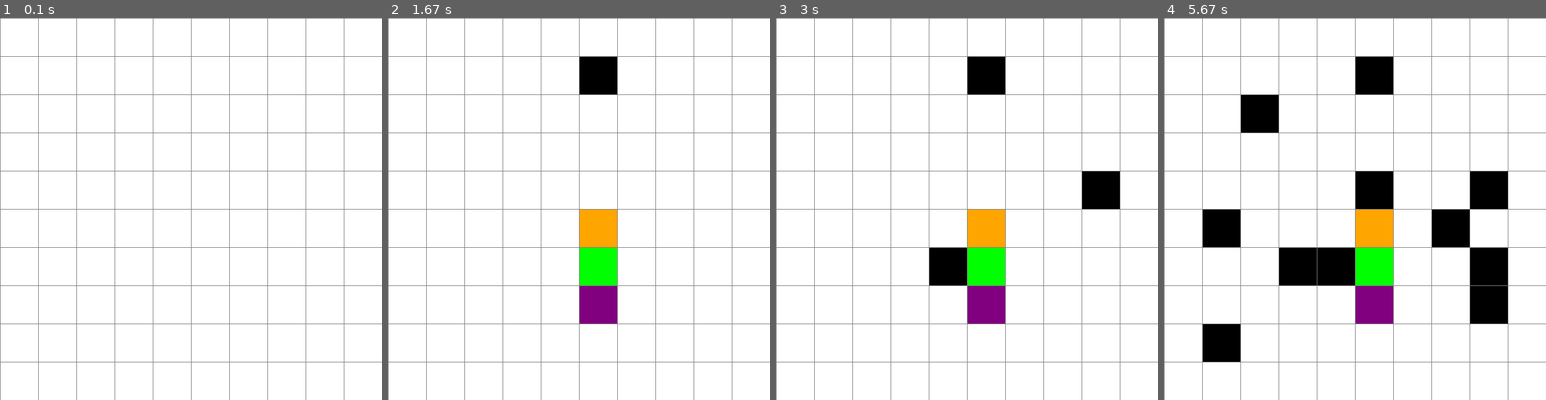
Above: before the commit, frames 1-4 (left to right).
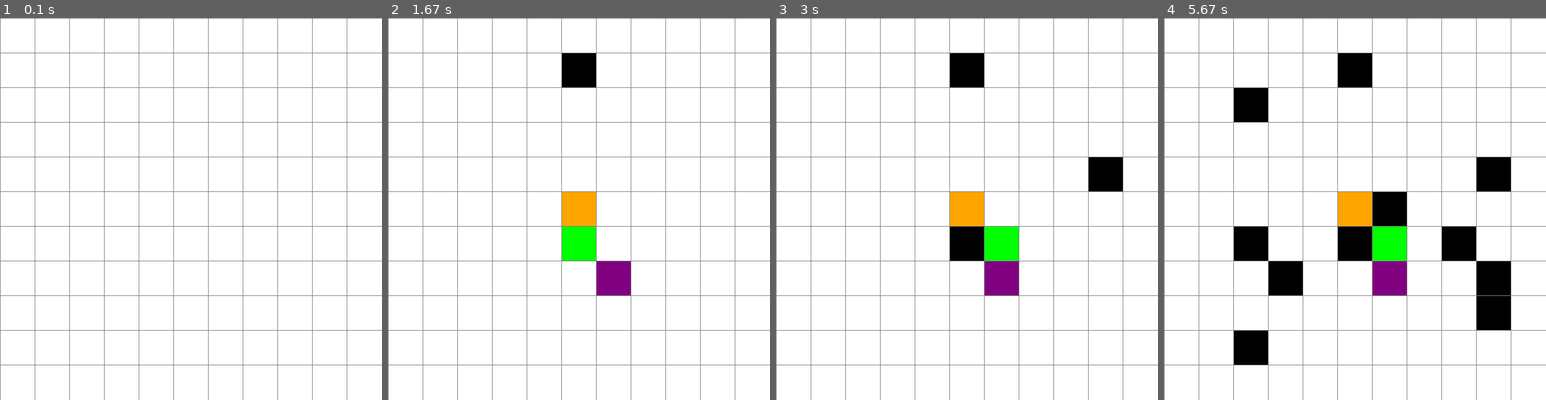
Above: after the commit, the same moments.

Repository: osvi-dev/IA
Game: pygame game, started from A*/tablero.py
The game is run twice, just before and just after one commit, with the same random seed, the same clock (stepped at 60 frames per second) and the same inputs.
Inputs (mouse positions are in pixels of both pictures, inside the frame that each line leads up to):
- Up to frame 1 (0.1 s): no input
- Up to frame 2 (1.67 s): click (579, 209) at 0.38 s; click (617, 293) at 0.72 s; tap B at 1 s; click (586, 79) at 1.38 s
- Up to frame 3 (3 s): click (967, 254) at 1.72 s; tap B at 2.07, 2.37 s; click (1066, 270) at 2.08 s; click (1104, 178) at 2.97 s
- Up to frame 4 (5.67 s): click (1488, 285) at 3.28 s; click (1370, 193) at 3.62 s; click (1492, 296) at 3.95 s; click (1240, 350) at 4.28 s; click (1236, 231) at 4.62 s; click (1263, 109) at 4.95 s; click (1465, 239) at 5.28 s; click (1278, 270) at 5.62 s

The runs differ from the first frame. In frame 1, 5.7% of the frame differs, in the area x 0-100%, y 0-100%; in frame 2, 10%; in frame 3, 12%; in frame 4, 19%.

Commit message:
desempate si es simetrico

Diff:
--- a/A*/algoritmo.py
+++ b/A*/algoritmo.py
@@ -42,8 +42,12 @@
         start = self.coor_inicio
         end = self.coor_fin
 
+        # Usamos un contador para asegurar un orden determinístico en caso de empate
+        counter = 0
         open_heap = []
-        heapq.heappush(open_heap, (0, start))
+        # Ahora usamos tupla de (f_score, tiebreaker, counter, position)
+        # El tiebreaker favorecerá caminos hacia una dirección específica
+        heapq.heappush(open_heap, (0, self.tiebreaker(start, end), counter, start))
         came_from = {}
         g_score = {start: 0}
         f_score = {start: self.heuristic(start, end)}
@@ -52,7 +56,7 @@
         print(f"Nodo inicial {start}: h = {self.heuristic(start, end)}")
 
         while open_heap:
-            current_f, current = heapq.heappop(open_heap)
+            current_f, _, _, current = heapq.heappop(open_heap)
 
             if current != start and current != end:
                 fila, col = current
@@ -60,7 +64,7 @@
                 self.update_callback()  # Actualizar interfaz
                 time.sleep(0.1)
             if current == end:
-                self.reconstruir_camino(came_from, end, g_score)  # Pasamos g_score
+                self.reconstruir_camino(came_from, end, g_score)
                 return
 
             if current in self.lista_cerrada:
@@ -74,8 +78,8 @@
                 # detectamos si es el final:
                 if neighbor == end:
                     came_from[neighbor] = current
-                    g_score[neighbor] = g_score.get(current, 0) + cost  # Asegurar que g_score tenga el valor
-                    self.reconstruir_camino(came_from, end, g_score)  # Pasamos g_score
+                    g_score[neighbor] = g_score.get(current, 0) + cost
+                    self.reconstruir_camino(came_from, end, g_score)
                     return
 
                 if neighbor in self.lista_cerrada:
@@ -88,15 +92,22 @@
                     g_score[neighbor] = tentative_g
                     h = self.heuristic(neighbor, end)
                     f = tentative_g + h
+
                     # Imprimir la heurística para cada nodo evaluado
                     print(f"Nodo {neighbor}: g = {tentative_g}, h = {h}, f = {f}")
-                    heapq.heappush(open_heap, (f, neighbor))
+
+                    # Incrementamos el contador para asegurar un orden FIFO para nodos con el mismo f
+                    counter += 1
+
+                    # Usamos el criterio de desempate para favorecer una dirección
+                    tie = self.tiebreaker(neighbor, end)
+
+                    heapq.heappush(open_heap, (f, tie, counter, neighbor))
                     f_score[neighbor] = f
 
         print("No se encontró un camino")
 
     def heuristic(self, a:tuple, b:tuple):
-        # Distancia Euclideana
         """
         Calcula la distancia entre dos nodos utilizando la distancia
         Euclideana.
@@ -108,8 +119,28 @@
         :return: La distancia entre los dos nodos.
         :rtype: float
         """
-
         return np.linalg.norm(np.array(a) - np.array(b))
+
+    def tiebreaker(self, a:tuple, b:tuple):
+        """
+        Función para desempatar nodos con la misma f.
+        Favorece nodos que están más a la izquierda y arriba.
+
+        :param a: Las coordenadas del nodo actual.
+        :type a: tuple
+        :param b: Las coordenadas del nodo final.
+        :type b: tuple
+        :return: Un valor para desempatar.
+        :rtype: float
+        """
+        # Favorece caminos que van más a la izquierda (menor valor de x)
+        # y más hacia arriba (menor valor de y)
+        dx1 = a[0] - b[0]
+        dy1 = a[1] - b[1]
+
+        # Esta fórmula favorecerá nodos más a la izquierda y arriba
+        # cuando los valores f son iguales
+        return dx1 + dy1
 
     def get_vecinos(self, coor:tuple) -> list:
         """
@@ -123,16 +154,20 @@
         fila, col = coor
         vecinos = []
         directions = [
-            (-1, 0, 10), (1, 0, 10), (0, -1, 10), (0, 1, 10), # Arriba, abajo, izquierda, derecha
-            (-1, -1, 14), (-1, 1, 14), (1, -1, 14), (1, 1, 14) # diagonales
-            ]
+            (-1, 0, 10), (1, 0, 10), (0, -1, 10), (0, 1, 10),  # Arriba, abajo, izquierda, derecha
+            (-1, -1, 14), (-1, 1, 14), (1, -1, 14), (1, 1, 14)  # diagonales
+        ]
+
+        # Para favorecer una dirección, podemos ordenar las direcciones
+        # Aquí favorecemos izquierda-arriba primero
+        directions.sort(key=lambda d: abs(d[0]) + abs(d[1]))
 
         for df, dc, cost in directions:
             new_fila = fila + df
             new_col = col + dc
             if 0 <= new_fila < len(self.board) and 0 <= new_col < len(self.board[0]):
-                new_coor = (new_fila, new_col)  # Corregido: usar tuple() en lugar de tuple
-                if new_coor not in self.lista_cerrada:  # Solo agregar si no está en la lista cerrada
+                new_coor = (new_fila, new_col)
+                if new_coor not in self.lista_cerrada:
                     vecinos.append((new_fila, new_col, cost))
         return vecinos
 
@@ -168,9 +203,7 @@
             current = came_from[current]
         path.append(self.coor_inicio)  # Añadir el nodo inicial
 
-        # print("Camino encontrado (desde el final hasta el inicio):", path)
         path.reverse()
-        # print("Camino encontrado (desde el inicio hasta el final):", path)
         print(f"Costo total del camino: {total_cost}")
 
         # Imprimir la heurística para cada nodo del camino
--- a/A*/tablero.py
+++ b/A*/tablero.py
@@ -108,7 +108,7 @@
 # TODO: tengo de definir un metodo para avanzar y calcular
 # g, f, y h para cada salto ademas del apuntador de donde brinque
 def main(ventana, ancho):
-    FILAS = 10
+    FILAS = 11
     grid = crear_grid(FILAS, ancho)
 
     inicio = None
